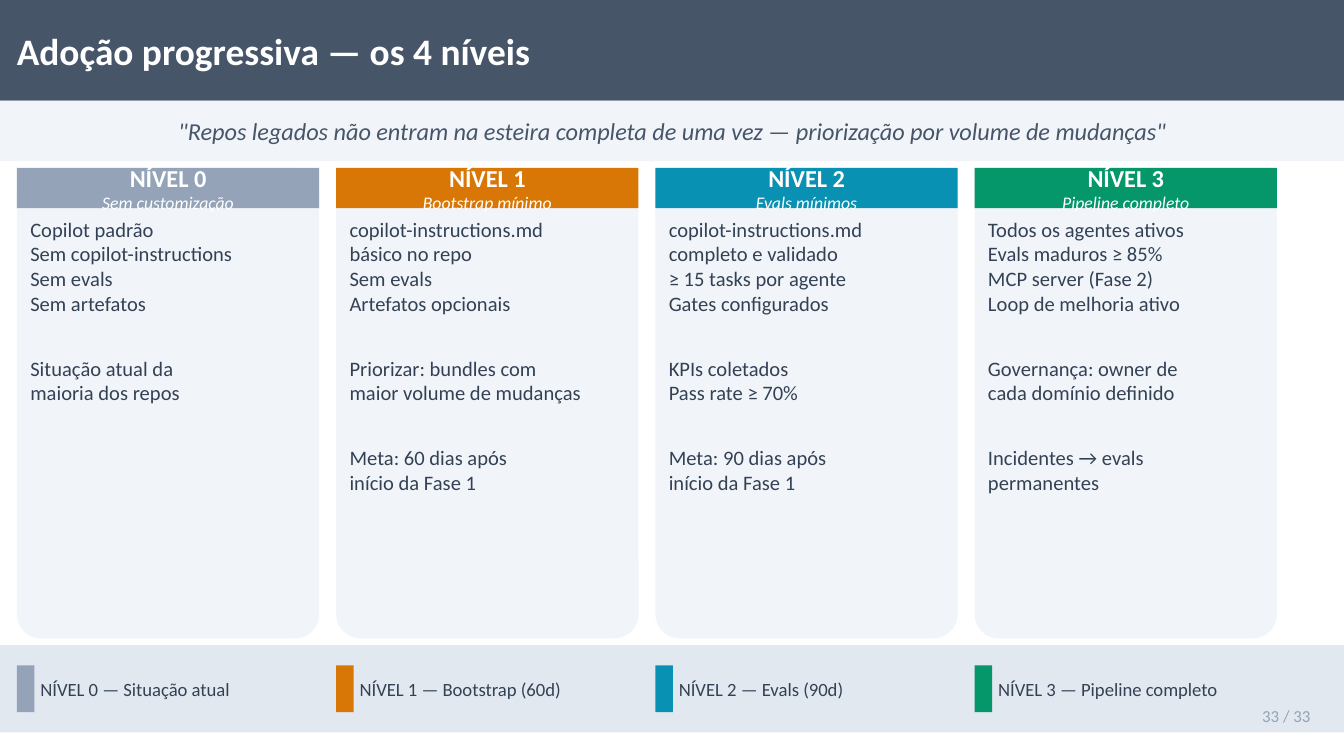
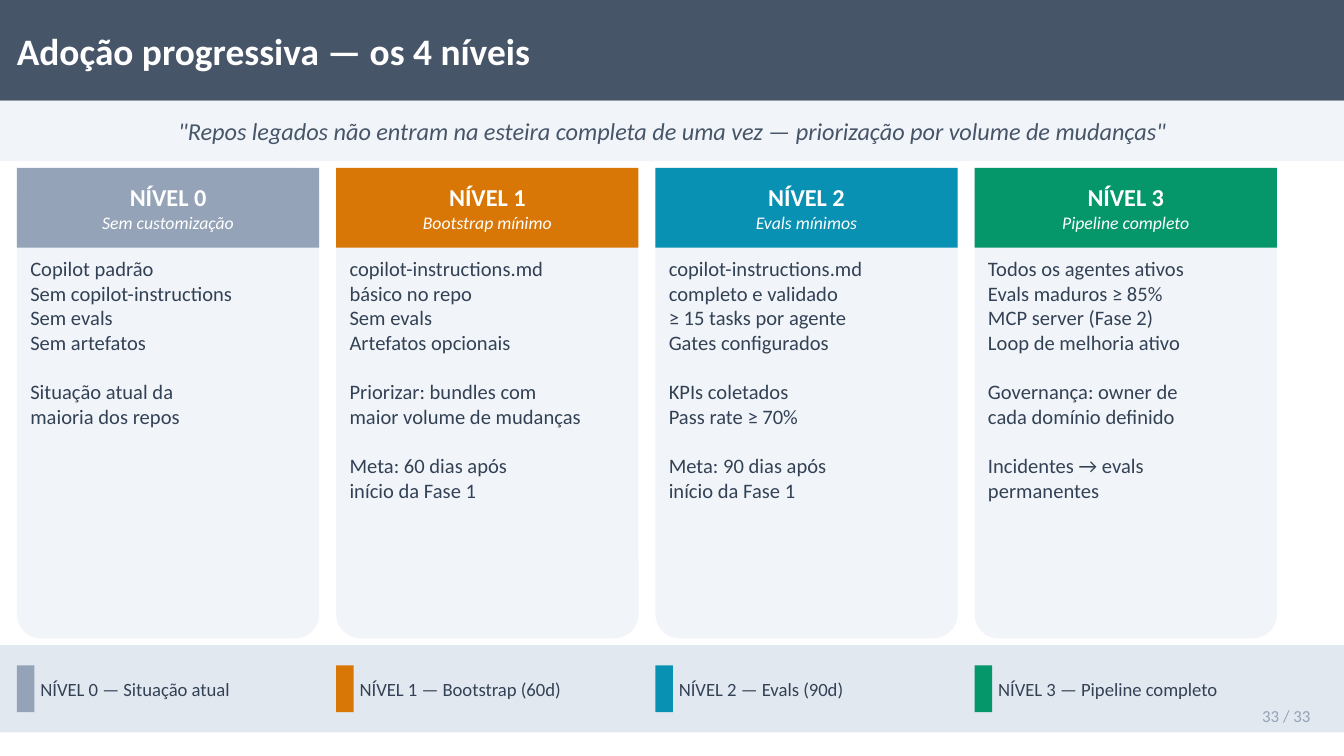
Before and after one commit to jpsslink/sdlc-agentico, a slide deck: slide 33 of esteira-agentica-pitch.pptx. Drawn at 1344x756 pixels with LibreOffice and Linux fonts; fonts in the diff are those of the drawing. Boxes give left, top, right and bottom in pixels: in the first picture for what was removed or moved away, otherwise in the second. Text is boxed around its words. In the diff, an @@ line names an element or a change of style, - is before the commit and + after.

```diff
--- a/esteira-agentica-pitch.pptx
+++ b/esteira-agentica-pitch.pptx
@@ text "NÍVEL 0": place and size @@
-text "NÍVEL 0" at [102, 167, 234, 215]
+text "NÍVEL 0" at [102, 187, 234, 232]
@@ rectangle: place and size @@
-rectangle at [17, 168, 320, 208]
+rectangle at [17, 168, 320, 247]
@@ text "NÍVEL 1": place and size @@
-text "NÍVEL 1" at [423, 167, 551, 215]
+text "NÍVEL 1" at [423, 187, 551, 232]
@@ rectangle: place and size @@
-rectangle at [336, 168, 638, 208]
+rectangle at [336, 168, 638, 247]
@@ text "NÍVEL 2" rewrapped from [756, 167, 857, 215] to [756, 187, 857, 229] @@
@@ rectangle: place and size @@
-rectangle at [656, 168, 958, 208]
+rectangle at [656, 168, 958, 247]
@@ text "NÍVEL 3": place and size @@
-text "NÍVEL 3" at [1062, 167, 1190, 215]
+text "NÍVEL 3" at [1062, 187, 1190, 232]
@@ rectangle: place and size @@
-rectangle at [974, 168, 1277, 208]
+rectangle at [974, 168, 1277, 247]
@@ text "Copilot padrão" rewrapped from [30, 222, 232, 404] to [30, 261, 232, 428] @@
@@ text "copilot-instructions.md" rewrapped from [350, 222, 581, 490] to [350, 261, 581, 498] @@
@@ text "copilot-instructions.md" rewrapped from [669, 222, 862, 490] to [669, 261, 862, 498] @@
@@ text "Todos os agentes ativos" rewrapped from [988, 222, 1184, 494] to [988, 261, 1184, 502] @@
```
Also in this commit, not shown: 30 other slides changed, 1 other file.
